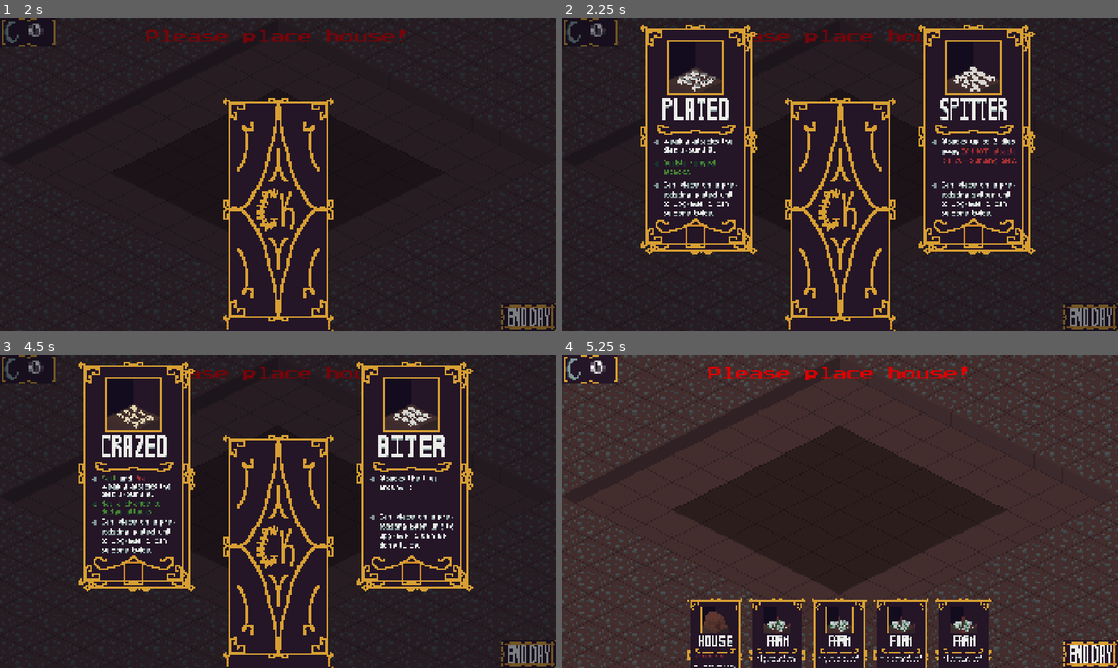
Above: before the commit, frames 1-4 (two rows, left to right).
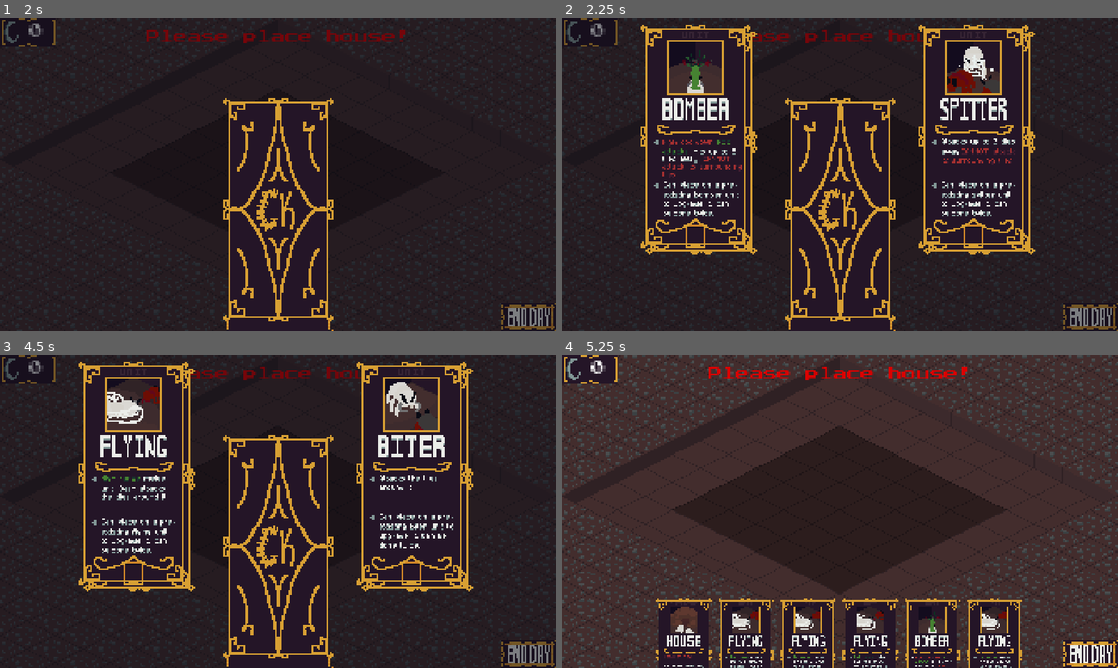
Above: after the commit, the same moments.

Repository: LogCheung/Critterking
Game: Godot game, scene res://World/Scenes/world.tscn
Same seed, same stepped clock (60 frames per second), same inputs: the game is played once before the commit and once after it.
Inputs (mouse positions are in pixels of both pictures, inside the frame that each line leads up to):
- Up to frame 1 (2 s): click (500, 58) at 0.5 s; click (528, 315) at 1.25 s
- Up to frame 2 (2.25 s): click (834, 215) at 2 s
- Up to frame 3 (4.5 s): click (133, 473) at 2.77 s; click (528, 652) at 3.5 s; click (272, 552) at 4.25 s
- Up to frame 4 (5.25 s): click (695, 473) at 5.02 s

Frame 1 is identical in both runs. In frame 2, 2.4% of the frame differs, in the area x 16-82%, y 9-58%; in frame 3, 2.9%; in frame 4, 8.5%, in the area x 16-83%, y 77-100%.

Commit message:
swarm nights ; test needed

Diff:
--- a/minibadkings/UI/Scripts/card.gd
+++ b/minibadkings/UI/Scripts/card.gd
@@ -5,8 +5,8 @@
 const BUILDING = preload("res://TileMap/Scenes/building.tscn")
 
 enum CARDTYPE {
-	NONE = 0, BITER = 1,PLATED = 2,SPITTER = 3,BOMBARDIER, FLYING ,CRAZED,TRAPS ,DESTROY ,
-	HOUSE, CARE , FARM , SAPSTORE, NURSERY, STORAGE
+	NONE = 0, BITER = 1,PLATED = 2,SPITTER = 3,BOMBARDIER = 4, FLYING = 5 ,CRAZED = 6,
+	TRAPS ,DESTROY , HOUSE, CARE , FARM , SAPSTORE, NURSERY, STORAGE
 }
 enum ROLLTYPE {
 	GENERAL, UNIT, BUILDING
@@ -77,7 +77,7 @@
 	var groupNode = get_tree().get_first_node_in_group("GROUPSNODE")
 
 	if ploppableTiles.has(tile):
-		if type > 6:
+		if type > Unit.TYPE.CRAZED:
 			plop_building()
 			return
 		var group = GROUP.instantiate()
@@ -152,7 +152,7 @@
 	return false
 
 func check_if_merge(plopTile : Vector2) -> bool:
-	if type > 4: return false
+	if type > Unit.TYPE.CRAZED: return false
 	var groups = get_tree().get_nodes_in_group("ALLYGROUP")
 	var targetGroup : AllyGroup
 	# Identify group that is going to be upgraded
@@ -208,6 +208,10 @@
 			sprite_2d.texture = preload("res://UI/Assets/cards/platedCard.png")
 		CARDTYPE.SPITTER:
 			sprite_2d.texture = preload("res://UI/Assets/cards/spitterCard.png")
+		CARDTYPE.BOMBARDIER:
+			sprite_2d.texture = preload("res://UI/Assets/cards/bomberCard.png")
+		CARDTYPE.FLYING:
+			sprite_2d.texture = preload("res://UI/Assets/cards/flyingCard.png")
 		CARDTYPE.CRAZED:
 			sprite_2d.texture = preload("res://UI/Assets/cards/crazedCard.png")
 		CARDTYPE.TRAPS:
--- a/minibadkings/Units/Scripts/ally.gd
+++ b/minibadkings/Units/Scripts/ally.gd
@@ -25,7 +25,6 @@
 
 var allyGroup : AllyGroup
 var healing : bool
-var ranged_buffer : float = 20
 
 
 func _ready() -> void:
@@ -79,7 +78,9 @@
 func handle_action(delta) -> void:
 	var distToTarget = global_position.distance_to(nav.target_position)
 	if dashing:
-		if !target : find_target()
+		if !target :
+			find_target()
+			return
 		var dir = global_position.direction_to(target.global_position)
 		move_to(dir,delta)
 		return
--- a/minibadkings/Units/Scripts/bombard.gd
+++ b/minibadkings/Units/Scripts/bombard.gd
@@ -52,7 +52,6 @@
 
 func check_aoe() -> void:
 	var areas = hurt_box.get_overlapping_areas()
-	print(areas)
 	for area in areas:
 		if !area or !area.owner is Unit: continue
 		var enemy = area.owner
@@ -63,7 +62,7 @@
 			enemy.process_mode = Node.PROCESS_MODE_DISABLED
 			enemy.anim.play("death")
 			await enemy.anim.animation_finished
-
+			if !is_instance_valid(enemy) : return
 			var enemyGroup = enemy.group.unitsArray
 			if enemyGroup.find(enemy) != -1 : enemyGroup.remove_at(enemyGroup.find(enemy))
 			enemy.group.unit_died.emit()
--- a/minibadkings/Units/Scripts/enemy.gd
+++ b/minibadkings/Units/Scripts/enemy.gd
@@ -43,6 +43,14 @@
 
 func handle_action(delta) -> void:
 	var distToTarget = global_position.distance_to(nav.target_position)
+	if dashing:
+		if !target :
+			find_target()
+			return
+		var dir = global_position.direction_to(target.global_position)
+		move_to(dir,delta)
+
+		return
 	match action:
 		ACTION.FORM:
 			nav.target_position = formation_position.global_position
@@ -63,11 +71,11 @@
 			if target == null: target_in_range = false
 			if distToTarget <= attackRange :
 				if !attack_cd.time_left <= 0 : return
-				if type == TYPE.RANGED and distToTarget < 12:
-					too_close = true
-					return
-				too_close = false
+				if type == TYPE.RANGED or type == TYPE.BOMBER:
+					too_close = distToTarget < ranged_buffer
+
 				anim.play("attack")
+				dashing = type == TYPE.FLYING
 				if type== TYPE.RANGED:
 					%Shoot.play()
 				else:
--- a/minibadkings/Units/Scripts/unit.gd
+++ b/minibadkings/Units/Scripts/unit.gd
@@ -41,6 +41,7 @@
 var in_formation : bool = false
 var in_combat : bool = false
 var path_points : Array
+var ranged_buffer : float = 20
 
 var is_behind_wall : bool
 var wall_tile
--- a/minibadkings/World/Scripts/world.gd
+++ b/minibadkings/World/Scripts/world.gd
@@ -10,7 +10,7 @@
 signal mouse_clicked
 
 @export var is_combat_phase : bool = false
-@export var enemy_parties : int = 3
+@export var enemy_parties : int = 6
 @export var upgraded_parties : int = 0
 
 @onready var tileWorld : TileWorld = get_tree().get_first_node_in_group("TILEWORLD")
@@ -26,6 +26,7 @@
 var upgrade_nums : Array = [2]
 var starting_roll : bool = true
 
+var night_is_expansion: bool = true
 func _ready() -> void:
 	night_started.connect(on_night_started)
 	night_ended.connect(on_night_ended)
@@ -51,9 +52,9 @@
 	starting_roll = true
 	for i in range(1):
 		add_house_card()
-	for i in range(2):
+	for i in range(3):
 		var hCard : Card = preload("res://UI/Scenes/card.tscn").instantiate()
-		hCard.type = Card.CARDTYPE.BOMBARDIER
+		hCard.type = Card.CARDTYPE.FLYING
 		ui.hand.get_child(0).add_child(hCard)
 func add_house_card() -> void:
 	var hCard : Card = preload("res://UI/Scenes/card.tscn").instantiate()
@@ -149,6 +150,11 @@
 
 
 func on_night_started() -> void:
+	if night_is_expansion:
+		print("mpre")
+		%SpawnTimer.wait_time = 7.5
+		enemy_parties += 4
+	print(enemy_parties)
 	# start game and hide menus
 	tileWorld.handle_navigable_cells()
 	is_combat_phase = true
@@ -175,12 +181,16 @@
 		night_ended.emit()
 
 func on_night_ended() -> void:
-	#%Game.process_mode = Node.PROCESS_MODE_WHEN_PAUSED
+	# Reset after swarm of expansion
+	if night_is_expansion:
+		night_is_expansion = false
+		enemy_parties -= 4
+		%SpawnTimer.wait_time = 7.5
+
 	if is_combat_phase == false : return
 	start_day()
 
 func start_day() -> void:
-	print("day")
 	ui.crtr_night.stop()
 	ui.crtr_day.play()
 	# progress nights
@@ -257,6 +267,10 @@
 			card.type = Card.CARDTYPE.PLATED
 		Unit.TYPE.CRAZED:
 			card.type = Card.CARDTYPE.CRAZED
+		Unit.TYPE.BOMBER:
+			card.type = Card.CARDTYPE.BOMBARDIER
+		Unit.TYPE.FLYING:
+			card.type = Card.CARDTYPE.FLYING
 	return card
 
 var tile2
@@ -264,12 +278,17 @@
 	if event.is_action_released("select"):
 		tile2 = tileWorld.ground.local_to_map(get_global_mouse_position())
 		mouse_clicked.emit()
+	if event.is_action_pressed("ui_accept"):
+		Engine.time_scale = 8
 
 func check_nights() -> void:
+	night_is_expansion = true
 	if Global.nights % 2 == 0:
 		enemy_parties += 1
 
 	if Global.nights % 6 == 0:
+		night_is_expansion = true
+		print("swarm now")
 		add_house_card()
 		expand()
 		upgraded_parties += 1
Binary file changed: minibadkings/UI/Assets/cards/biterCard.png
Binary file added: minibadkings/UI/Assets/cards/bomberCard.png
Not shown, added: minibadkings/UI/Assets/cards/bomberCard.png.import
Binary file changed: minibadkings/UI/Assets/cards/careCard.png
Binary file changed: minibadkings/UI/Assets/cards/crazedCard.png
Binary file changed: minibadkings/UI/Assets/cards/destroyCard.png
Binary file changed: minibadkings/UI/Assets/cards/farmCard.png
Binary file added: minibadkings/UI/Assets/cards/flyingCard.png
Not shown, added: minibadkings/UI/Assets/cards/flyingCard.png.import
Binary file changed: minibadkings/UI/Assets/cards/houseCard.png
Binary file changed: minibadkings/UI/Assets/cards/nurseryCard.png
Binary file changed: minibadkings/UI/Assets/cards/platedCard.png
(and 10 more such lines)
